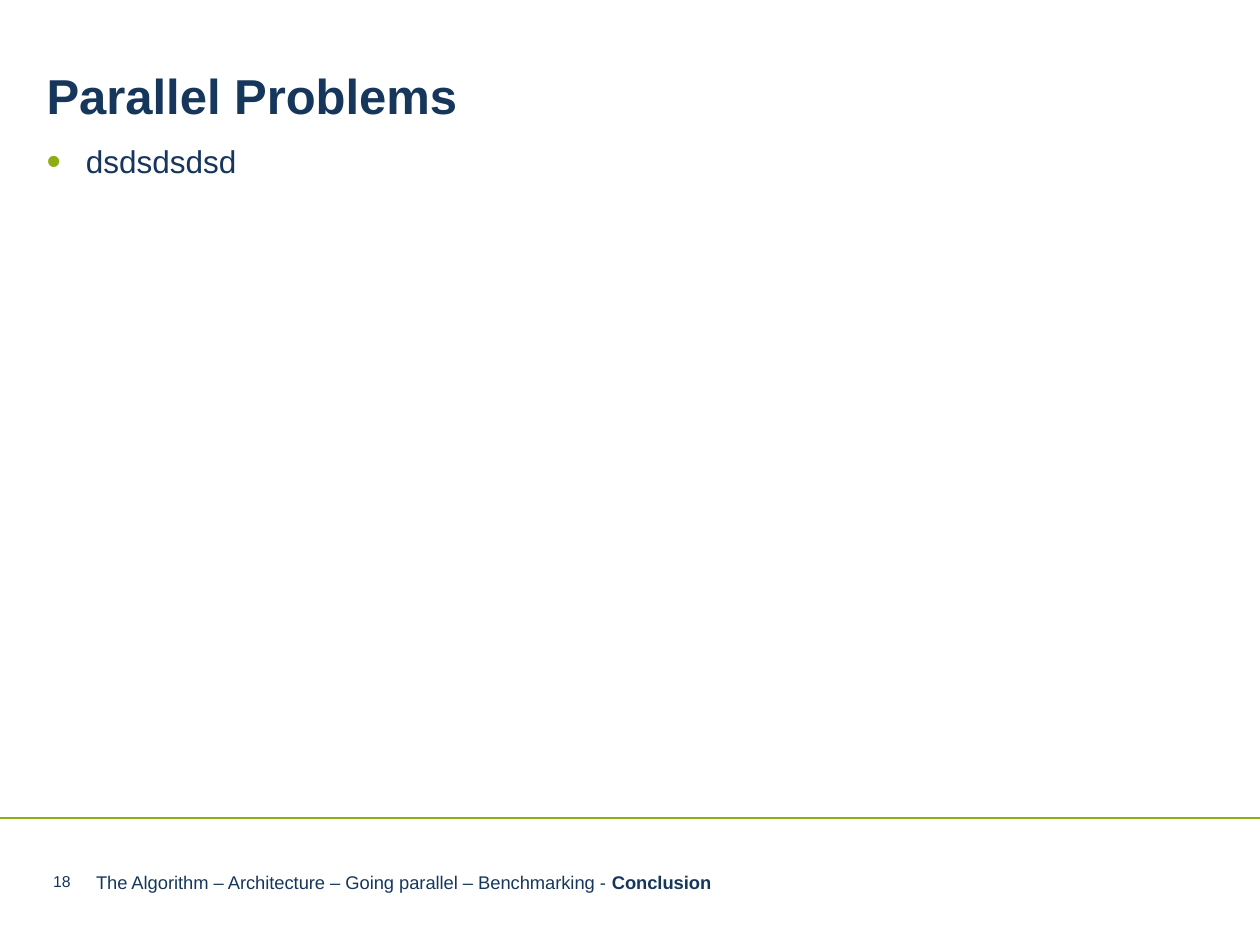
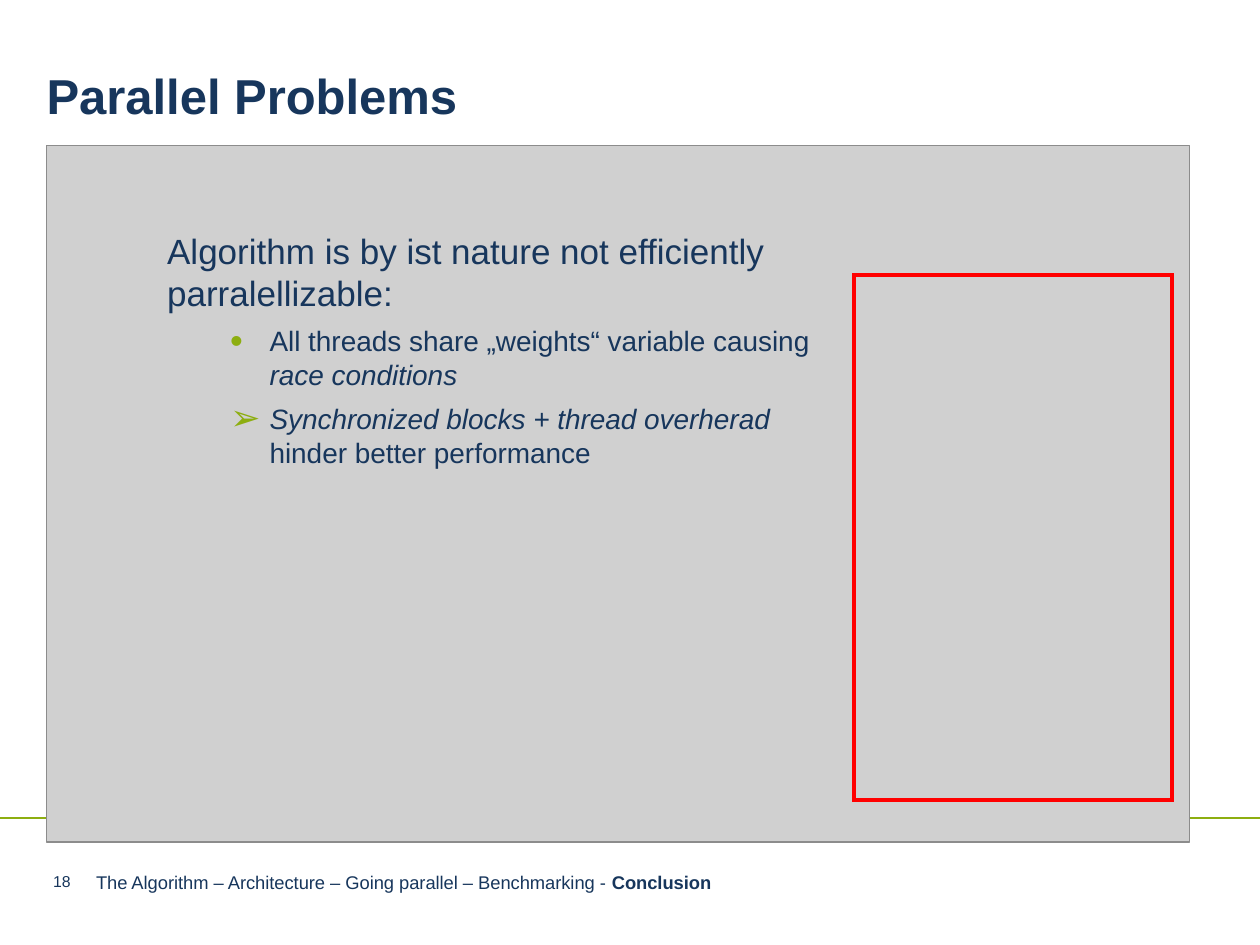
Before and after one commit to LnFlg/Perceptron, a slide deck: slide 18 of Perceptron Algorithm neueres PPT-Format.pptx. Drawn at 1260x945 pixels with LibreOffice and Linux fonts; fonts in the diff are those of the drawing; grey boxes stand for pictures; background and template pictures are left out. Boxes give left, top, right and bottom in pixels: in the first picture for what was removed or moved away, otherwise in the second. Text is boxed around its words. In the diff, an @@ line names an element or a change of style, - is before the commit and + after.

Commit message:
ppt

```diff
--- a/Perceptron Algorithm neueres PPT-Format.pptx
+++ b/Perceptron Algorithm neueres PPT-Format.pptx
@@ picture added at <box>47,145,1189,842</box> @@
@@ text removed at <box>86,150,236,174</box> @@
-• dsdsdsdsd
@@ text added at <box>167,238,809,468</box>, 16 pt, text #17365C @@
+Algorithm is by ist nature not efficiently parralellizable:
+  • All threads share „weights“ variable causing race conditions
+  ➢ Synchronized blocks + thread overherad hinder better performance
@@ rectangle added at <box>854,275,1172,800</box>, outline #FF0000 2.25 pt @@
```
Also in this commit, not shown: 2 other slides changed, 2 slides added.
